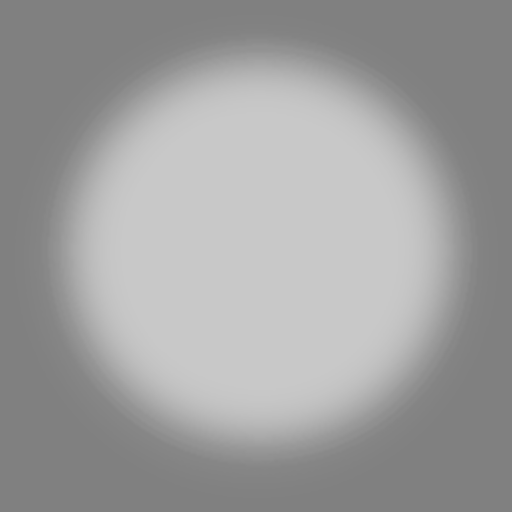
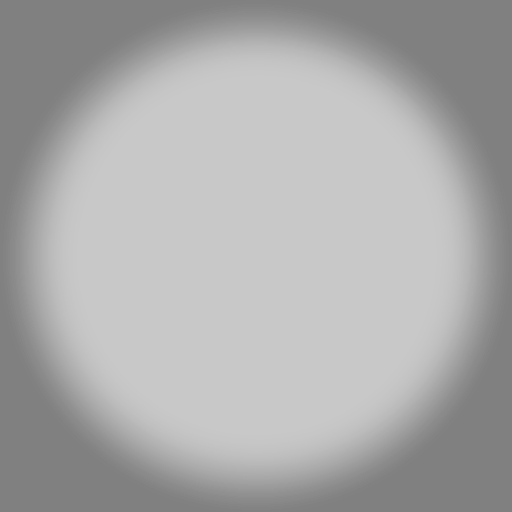
Layers edited between the first and the second 512×512 image:
painted on "Pasted Layer" over left=3, top=4, right=509, bottom=510
